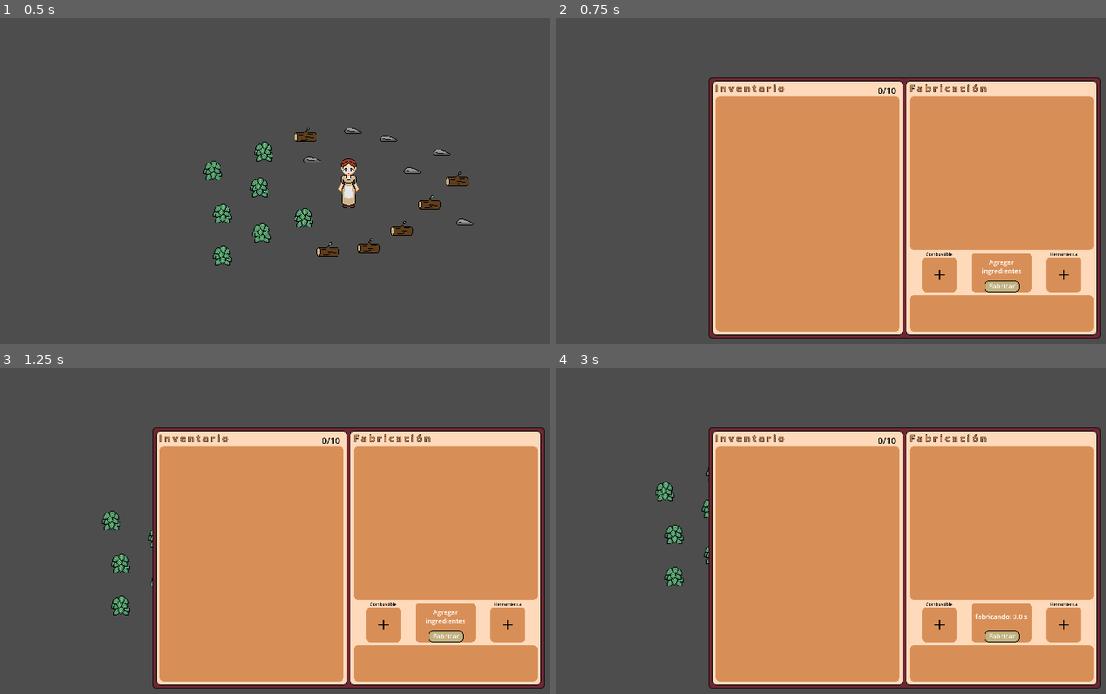
Above: before the commit, frames 1-4 (two rows, left to right).
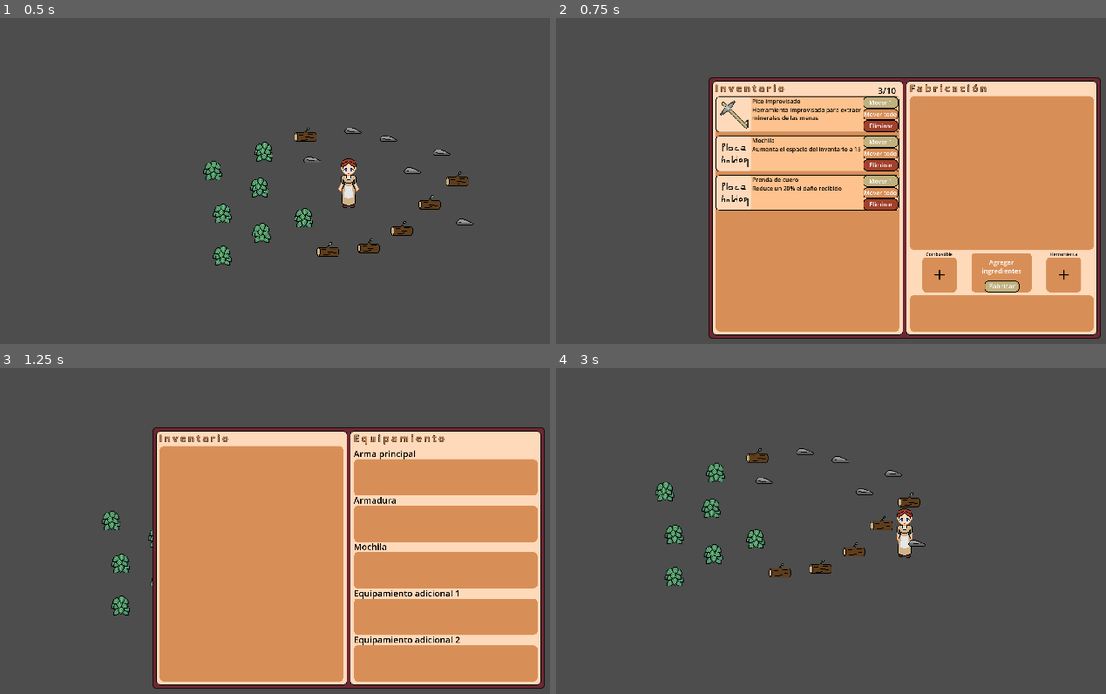
Above: after the commit, the same moments.

Repository: MarcosGomez66/isla_solitaria
Game: Godot game, scene res://main/testscene.tscn
Same seed, same stepped clock (60 frames per second), same inputs: the game is played once before the commit and once after it. Before the commit the project starts from res://scenes/testscene.tscn.
Inputs (mouse positions are in pixels of both pictures, inside the frame that each line leads up to):
- Up to frame 1 (0.5 s): no input
- Up to frame 2 (0.75 s): tap Enter at 0.5 s; hold D (move_right) from 0.53 s (still down); hold R (craft, bound only before the commit) from 0.53 s (still down)
- Up to frame 3 (1.25 s): keep holding D (move_right); keep holding R (craft, bound only before the commit); tap E (open_equipment, bound only after the commit) at 0.8 s
- Up to frame 4 (3 s): release D (move_right) at 1.25 s; release R (craft, bound only before the commit) at 1.25 s; click (1001, 635) at 1.25 s, where only the run before the commit has a clickable "Fabricar"; click (941, 625) at 2.02 s; tap Space at 2.75 s; hold S (move_down) from 2.78 s (still down); tap E (open_equipment, bound only after the commit) at 2.85 s

Frame 1 is identical in both runs. In frame 2, 11% of the frame differs, in the area x 29-63%, y 21-60%; in frame 3, 7.1%; in frame 4, 57%, in the area x 27-100%, y 18-99%.
Error before the commit: Invalid access to property or key 'ingredients' on a base object of type 'Nil'. (res://scripts/ui-ux/craft_manager.gd:113)

Commit message:
crear primera version de equipment_manager.gd

Diff:
--- a/main/main.gd
+++ b/main/main.gd
@@ -1,16 +1,16 @@
 extends Node2D
 
 #@onready var pause_menu = $CanvasLayer/PauseMenu
-@onready var inventory_craft = $CanvasLayer/Control
+@onready var inventory_craft_ui = $CanvasLayer/InventoryCraftUI
+@onready var equipment_ui = $CanvasLayer/EquipmentUI
 
 func _input(event):
-	"""if event.is_action_pressed("Pause"):
-		if get_tree().paused:
-			get_tree().paused = false
-			#pause_menu.visible = false
-		else:
-			get_tree().paused = true
-			#pause_menu.visible = true"""
+	if event.is_action_pressed("open_craft"):
+		inventory_craft_ui.visible = !inventory_craft_ui.visible
+		if equipment_ui.visible:
+			equipment_ui.visible = false
 
-	if event.is_action_pressed("craft"):
-		inventory_craft.visible = !inventory_craft.visible
+	if event.is_action_pressed('open_equipment'):
+		equipment_ui.visible = !equipment_ui.visible
+		if inventory_craft_ui.visible:
+			inventory_craft_ui.visible = false
--- /dev/null
+++ b/main/testscene.tscn
@@ -0,0 +1,78 @@
+[gd_scene load_steps=8 format=3 uid="uid://c7pneorgswetf"]
+
+[ext_resource type="Script" uid="uid://6ms04fgm8mvq" path="res://main/main.gd" id="1_dircn"]
+[ext_resource type="PackedScene" uid="uid://domu62ntpldsc" path="res://player/player.tscn" id="2_mhxq2"]
+[ext_resource type="PackedScene" uid="uid://cmt38jue01g1q" path="res://scenes/world_objects/wood.tscn" id="3_quypg"]
+[ext_resource type="PackedScene" uid="uid://rp0ehdok78n8" path="res://scenes/world_objects/bush.tscn" id="4_lkrb7"]
+[ext_resource type="PackedScene" uid="uid://dopfqcbdgsult" path="res://scenes/world_objects/stone.tscn" id="5_h0dpr"]
+[ext_resource type="PackedScene" uid="uid://c33qgcgsgi64e" path="res://scenes/ui-ux/inventory_craft.tscn" id="6_82lcv"]
+[ext_resource type="PackedScene" uid="uid://bglbt437gqsky" path="res://scenes/ui-ux/equipment_ui.tscn" id="7_cpevb"]
+
+[node name="testscene" type="Node2D"]
+script = ExtResource("1_dircn")
+
+[node name="CharacterBody2D" parent="." instance=ExtResource("2_mhxq2")]
+position = Vector2(366, 256)
+
+[node name="Madera" parent="." instance=ExtResource("3_quypg")]
+position = Vector2(440, 288)
+
+[node name="Area2D" parent="." instance=ExtResource("4_lkrb7")]
+position = Vector2(304, 270)
+
+[node name="Area2D2" parent="." instance=ExtResource("5_h0dpr")]
+position = Vector2(316, 184)
+
+[node name="Area2D3" parent="." instance=ExtResource("4_lkrb7")]
+position = Vector2(243, 228)
+
+[node name="Area2D4" parent="." instance=ExtResource("3_quypg")]
+position = Vector2(394, 312)
+
+[node name="Area2D5" parent="." instance=ExtResource("3_quypg")]
+position = Vector2(338, 317)
+
+[node name="Area2D6" parent="." instance=ExtResource("3_quypg")]
+position = Vector2(478, 252)
+
+[node name="Area2D7" parent="." instance=ExtResource("3_quypg")]
+position = Vector2(516, 220)
+
+[node name="Area2D8" parent="." instance=ExtResource("5_h0dpr")]
+position = Vector2(526, 270)
+
+[node name="Area2D9" parent="." instance=ExtResource("5_h0dpr")]
+position = Vector2(454, 199)
+
+[node name="Area2D10" parent="." instance=ExtResource("5_h0dpr")]
+position = Vector2(494, 174)
+
+[node name="Area2D11" parent="." instance=ExtResource("5_h0dpr")]
+position = Vector2(421, 155)
+
+[node name="Area2D12" parent="." instance=ExtResource("5_h0dpr")]
+position = Vector2(372, 144)
+
+[node name="Area2D13" parent="." instance=ExtResource("3_quypg")]
+position = Vector2(307, 159)
+
+[node name="Area2D14" parent="." instance=ExtResource("4_lkrb7")]
+position = Vector2(249, 179)
+
+[node name="Area2D15" parent="." instance=ExtResource("4_lkrb7")]
+position = Vector2(246, 291)
+
+[node name="Area2D16" parent="." instance=ExtResource("4_lkrb7")]
+position = Vector2(192, 264)
+
+[node name="Area2D17" parent="." instance=ExtResource("4_lkrb7")]
+position = Vector2(179, 205)
+
+[node name="Area2D18" parent="." instance=ExtResource("4_lkrb7")]
+position = Vector2(192, 322)
+
+[node name="CanvasLayer" type="CanvasLayer" parent="."]
+
+[node name="InventoryCraftUI" parent="CanvasLayer" instance=ExtResource("6_82lcv")]
+
+[node name="EquipmentUI" parent="CanvasLayer" instance=ExtResource("7_cpevb")]
--- a/project.godot
+++ b/project.godot
@@ -19,6 +19,7 @@
 
 Inv_manager="*res://scripts/ui-ux/inventory_manager.gd"
 Cra_manager="*res://scripts/ui-ux/craft_manager.gd"
+Eq_manager="*res://scripts/ui-ux/equipment_manager.gd"
 
 [display]
 
@@ -58,9 +59,14 @@
 "events": [Object(InputEventKey,"resource_local_to_scene":false,"resource_name":"","device":-1,"window_id":0,"alt_press …(192 unchanged characters)…
 ]
 }
-craft={
+open_craft={
 "deadzone": 0.2,
 "events": [Object(InputEventKey,"resource_local_to_scene":false,"resource_name":"","device":-1,"window_id":0,"alt_press …(192 unchanged characters)…
+]
+}
+open_equipment={
+"deadzone": 0.2,
+"events": [Object(InputEventKey,"resource_local_to_scene":false,"resource_name":"","device":-1,"window_id":0,"alt_pressed":false,"shift_pressed":false,"ctrl_pressed":false,"meta_pressed":false,"pressed":false,"keycode":0,"physical_keycode":69,"key_label":0,"unicode":101,"location":0,"echo":false,"script":null)
 ]
 }
 
--- a/resources/items/primary/club.tres
+++ b/resources/items/primary/club.tres
@@ -8,5 +8,6 @@
 name = "Garrote"
 icon = ExtResource("1_ayw4k")
 description = "Arma improvisada para dar golpes, es mejor que nada"
-type = "Pole"
+type = "weapon"
+subtype = "pole"
 metadata/_custom_type_script = "uid://bvqfmc8y5wmac"
--- a/resources/items/primary/improvised_axe.tres
+++ b/resources/items/primary/improvised_axe.tres
@@ -8,5 +8,6 @@
 name = "Hacha improvisada"
 icon = ExtResource("1_l6lr0")
 description = "Herramienta basica para recolectar madera de arboles comunes"
-type = "Axe"
+type = "tool"
+subtype = "axe"
 metadata/_custom_type_script = "uid://bvqfmc8y5wmac"
--- a/resources/items/primary/improvised_hammer.tres
+++ b/resources/items/primary/improvised_hammer.tres
@@ -8,5 +8,6 @@
 name = "Martillo improvisado"
 icon = ExtResource("1_ckujx")
 description = "Herramiena improvisada para realizar trabajos que requieren golpes"
-type = "Hammer"
+type = "tool"
+subtype = "hammer"
 metadata/_custom_type_script = "uid://bvqfmc8y5wmac"
--- a/resources/items/primary/improvised_knife.tres
+++ b/resources/items/primary/improvised_knife.tres
@@ -8,5 +8,6 @@
 name = "Cuchillo improvisado"
 icon = ExtResource("1_odlku")
 description = "Herramienta improvisada para realizar trabajos que requieran cortes"
-type = "knife"
+type = "tool"
+subtype = "knife"
 metadata/_custom_type_script = "uid://bvqfmc8y5wmac"
--- a/resources/items/primary/improvised_pic.tres
+++ b/resources/items/primary/improvised_pic.tres
@@ -8,5 +8,6 @@
 name = "Pico improvisado"
 icon = ExtResource("1_8xgre")
 description = "Herramienta improvisada para extraer minerales de las menas"
-type = "Pic"
+type = "tool"
+subtype = "pic"
 metadata/_custom_type_script = "uid://bvqfmc8y5wmac"
--- a/resources/items/primary/rope.tres
+++ b/resources/items/primary/rope.tres
@@ -8,6 +8,7 @@
 name = "Cuerda"
 icon = ExtResource("1_und2l")
 description = "Material básico para crear objetos y estructuras improvisadas"
-type = "Material"
+type = "resource"
+subtype = "derived"
 stackable = true
 metadata/_custom_type_script = "uid://bvqfmc8y5wmac"
--- a/resources/items/resource/hardwood.tres
+++ b/resources/items/resource/hardwood.tres
@@ -8,6 +8,7 @@
 name = "Madera noble"
 icon = ExtResource("1_pjimn")
 description = "Recurso avanzado para crear objetos y estructuras resistentes"
-type = "Resource"
+type = "resource"
+subtype = "natural"
 stackable = true
 metadata/_custom_type_script = "uid://bvqfmc8y5wmac"
--- a/resources/items/resource/leaves.tres
+++ b/resources/items/resource/leaves.tres
@@ -8,6 +8,7 @@
 name = "Fibra vegetal"
 icon = ExtResource("1_wub7g")
 description = "Recurso básico para crear objetos improvisados, se puede recolectar directamente del suelo"
-type = "Resource"
+type = "resource"
+subtype = "natural"
 stackable = true
 metadata/_custom_type_script = "uid://bvqfmc8y5wmac"
--- a/resources/items/resource/medicinal_plant.tres
+++ b/resources/items/resource/medicinal_plant.tres
@@ -8,6 +8,7 @@
 name = "Planta medicinal"
 icon = ExtResource("1_m3k0i")
 description = "Planta misteriosa con aparentes cualidades medicinales"
-type = "Resourse"
+type = "resource"
+subtype = "natural"
 stackable = true
 metadata/_custom_type_script = "uid://bvqfmc8y5wmac"
--- a/resources/items/resource/miraculous_flower.tres
+++ b/resources/items/resource/miraculous_flower.tres
@@ -8,6 +8,7 @@
 name = "Flor milagrosa"
 icon = ExtResource("1_dvvbf")
 description = "Flor misteriosa con aparentes cualidades curativas"
-type = "Resource"
+type = "resource"
+subtype = "natural"
 stackable = true
 metadata/_custom_type_script = "uid://bvqfmc8y5wmac"
--- a/resources/items/resource/stone.tres
+++ b/resources/items/resource/stone.tres
@@ -8,6 +8,7 @@
 name = "Piedra"
 icon = ExtResource("1_q1oyt")
 description = "Recurso básico para crear objetos improvisados, se puede recolectar directamente del suelo"
-type = "Resource"
+type = "resource"
+subtype = "natural"
 stackable = true
 metadata/_custom_type_script = "uid://bvqfmc8y5wmac"
--- a/resources/items/resource/succulent_plant.tres
+++ b/resources/items/resource/succulent_plant.tres
@@ -8,6 +8,7 @@
 name = "Suculenta"
 icon = ExtResource("1_aa6v6")
 description = "Planta suculenta con aparentes cualidades medicinales"
-type = "Resource"
+type = "resource"
+subtype = "natural"
 stackable = true
 metadata/_custom_type_script = "uid://bvqfmc8y5wmac"
--- a/resources/items/resource/wood.tres
+++ b/resources/items/resource/wood.tres
@@ -8,6 +8,7 @@
 name = "Madera"
 icon = ExtResource("1_w3n26")
 description = "Recurso básico para crear objetos improvisados, se puede recolectar directamente del suelo"
-type = "Resource"
+type = "resource"
+subtype = "natural"
 stackable = true
 metadata/_custom_type_script = "uid://bvqfmc8y5wmac"
--- a/scenes/testscene.tscn
+++ /dev/null
@@ -1,75 +0,0 @@
-[gd_scene load_steps=7 format=3 uid="uid://c7pneorgswetf"]
-
-[ext_resource type="PackedScene" uid="uid://domu62ntpldsc" path="res://player/player.tscn" id="1_ht5bl"]
-[ext_resource type="Script" uid="uid://6ms04fgm8mvq" path="res://main/main.gd" id="1_hwycq"]
-[ext_resource type="PackedScene" uid="uid://cmt38jue01g1q" path="res://scenes/world_objects/wood.tscn" id="2_l6lt2"]
-[ext_resource type="PackedScene" uid="uid://rp0ehdok78n8" path="res://scenes/world_objects/bush.tscn" id="3_o2gk4"]
-[ext_resource type="PackedScene" uid="uid://dopfqcbdgsult" path="res://scenes/world_objects/stone.tscn" id="4_hwycq"]
-[ext_resource type="PackedScene" uid="uid://c33qgcgsgi64e" path="res://scenes/ui-ux/inventory_craft.tscn" id="6_urjqf"]
-
-[node name="testscene" type="Node2D"]
-script = ExtResource("1_hwycq")
-
-[node name="CharacterBody2D" parent="." instance=ExtResource("1_ht5bl")]
-position = Vector2(366, 256)
-
-[node name="Madera" parent="." instance=ExtResource("2_l6lt2")]
-position = Vector2(440, 288)
-
-[node name="Area2D" parent="." instance=ExtResource("3_o2gk4")]
-position = Vector2(304, 270)
-
-[node name="Area2D2" parent="." instance=ExtResource("4_hwycq")]
-position = Vector2(316, 184)
-
-[node name="Area2D3" parent="." instance=ExtResource("3_o2gk4")]
-position = Vector2(243, 228)
-
-[node name="Area2D4" parent="." instance=ExtResource("2_l6lt2")]
-position = Vector2(394, 312)
-
-[node name="Area2D5" parent="." instance=ExtResource("2_l6lt2")]
-position = Vector2(338, 317)
-
-[node name="Area2D6" parent="." instance=ExtResource("2_l6lt2")]
-position = Vector2(478, 252)
-
-[node name="Area2D7" parent="." instance=ExtResource("2_l6lt2")]
-position = Vector2(516, 220)
-
-[node name="Area2D8" parent="." instance=ExtResource("4_hwycq")]
-position = Vector2(526, 270)
-
-[node name="Area2D9" parent="." instance=ExtResource("4_hwycq")]
-position = Vector2(454, 199)
-
-[node name="Area2D10" parent="." instance=ExtResource("4_hwycq")]
-position = Vector2(494, 174)
-
-[node name="Area2D11" parent="." instance=ExtResource("4_hwycq")]
-position = Vector2(421, 155)
-
-[node name="Area2D12" parent="." instance=ExtResource("4_hwycq")]
-position = Vector2(372, 144)
-
-[node name="Area2D13" parent="." instance=ExtResource("2_l6lt2")]
-position = Vector2(307, 159)
-
-[node name="Area2D14" parent="." instance=ExtResource("3_o2gk4")]
-position = Vector2(249, 179)
-
-[node name="Area2D15" parent="." instance=ExtResource("3_o2gk4")]
-position = Vector2(246, 291)
-
-[node name="Area2D16" parent="." instance=ExtResource("3_o2gk4")]
-position = Vector2(192, 264)
-
-[node name="Area2D17" parent="." instance=ExtResource("3_o2gk4")]
-position = Vector2(179, 205)
-
-[node name="Area2D18" parent="." instance=ExtResource("3_o2gk4")]
-position = Vector2(192, 322)
-
-[node name="CanvasLayer" type="CanvasLayer" parent="."]
-
-[node name="Control" parent="CanvasLayer" instance=ExtResource("6_urjqf")]
--- a/scenes/ui-ux/equipment_ui.tscn
+++ b/scenes/ui-ux/equipment_ui.tscn
@@ -1,7 +1,8 @@
-[gd_scene load_steps=7 format=3 uid="uid://bglbt437gqsky"]
+[gd_scene load_steps=8 format=3 uid="uid://bglbt437gqsky"]
 
 [ext_resource type="Script" uid="uid://dbygflxtw7uoy" path="res://scripts/ui-ux/equipment_ui.gd" id="1_dq8p2"]
 [ext_resource type="Texture2D" uid="uid://drmqraqhbkqmf" path="res://assets/inventory_backgrounds/fondo_inv_equip.png" id="1_u4vp6"]
+[ext_resource type="PackedScene" uid="uid://dtso7rtch8qty" path="res://scenes/ui-ux/item_card.tscn" id="2_3xvfe"]
 
 [sub_resource type="StyleBoxEmpty" id="StyleBoxEmpty_ebvlc"]
 
@@ -32,6 +33,7 @@
 grow_horizontal = 2
 grow_vertical = 2
 script = ExtResource("1_dq8p2")
+item_card_scene = ExtResource("2_3xvfe")
 
 [node name="Panel" type="Panel" parent="."]
 custom_minimum_size = Vector2(540, 360)
@@ -49,13 +51,13 @@
 grow_vertical = 2
 theme_override_styles/panel = SubResource("StyleBoxEmpty_ebvlc")
 
-[node name="TextureRect" type="TextureRect" parent="Panel"]
+[node name="Backg" type="TextureRect" parent="Panel"]
 layout_mode = 0
 offset_right = 40.0
 offset_bottom = 40.0
 texture = ExtResource("1_u4vp6")
 
-[node name="InvTitle" type="Label" parent="Panel/TextureRect"]
+[node name="InvTitle" type="Label" parent="Panel"]
 custom_minimum_size = Vector2(253, 18)
 layout_mode = 0
 offset_left = 9.0
@@ -67,7 +69,7 @@
 autowrap_mode = 2
 clip_text = true
 
-[node name="InvTitle2" type="Label" parent="Panel/TextureRect"]
+[node name="InvTitle2" type="Label" parent="Panel"]
 custom_minimum_size = Vector2(253, 18)
 layout_mode = 0
 offset_left = 277.0
@@ -79,7 +81,7 @@
 autowrap_mode = 2
 clip_text = true
 
-[node name="SpaceLabel" type="Label" parent="Panel/TextureRect"]
+[node name="SpaceLabel" type="Label" parent="Panel"]
 custom_minimum_size = Vector2(50, 18)
 layout_mode = 0
 offset_left = 209.0
@@ -90,23 +92,23 @@
 horizontal_alignment = 2
 vertical_alignment = 1
 
-[node name="InvScroll" type="ScrollContainer" parent="Panel/TextureRect"]
+[node name="InvScroll" type="ScrollContainer" parent="Panel"]
 custom_minimum_size = Vector2(253, 324)
 layout_mode = 0
 offset_left = 10.0
 offset_top = 26.0
 offset_right = 263.0
-offset_bottom = 176.0
+offset_bottom = 350.0
 horizontal_scroll_mode = 0
 
-[node name="InvContainer" type="VBoxContainer" parent="Panel/TextureRect/InvScroll"]
+[node name="InvContainer" type="VBoxContainer" parent="Panel/InvScroll"]
 custom_minimum_size = Vector2(253, 0)
 layout_mode = 2
 size_flags_horizontal = 3
 size_flags_vertical = 3
 theme_override_constants/separation = 4
 
-[node name="Title1" type="Label" parent="Panel/TextureRect"]
+[node name="Title1" type="Label" parent="Panel"]
 custom_minimum_size = Vector2(200, 18)
 layout_mode = 0
 offset_left = 277.0
@@ -117,7 +119,7 @@
 label_settings = SubResource("LabelSettings_ltd8b")
 vertical_alignment = 2
 
-[node name="Title2" type="Label" parent="Panel/TextureRect"]
+[node name="Title2" type="Label" parent="Panel"]
 custom_minimum_size = Vector2(200, 18)
 layout_mode = 0
 offset_left = 277.0
@@ -128,7 +130,7 @@
 label_settings = SubResource("LabelSettings_ltd8b")
 vertical_alignment = 2
 
-[node name="Title3" type="Label" parent="Panel/TextureRect"]
+[node name="Title3" type="Label" parent="Panel"]
 custom_minimum_size = Vector2(200, 18)
 layout_mode = 0
 offset_left = 277.0
@@ -139,7 +141,7 @@
 label_settings = SubResource("LabelSettings_ltd8b")
 vertical_alignment = 2
 
-[node name="Title4" type="Label" parent="Panel/TextureRect"]
+[node name="Title4" type="Label" parent="Panel"]
 custom_minimum_size = Vector2(200, 18)
 layout_mode = 0
 offset_left = 277.0
@@ -150,7 +152,7 @@
 label_settings = SubResource("LabelSettings_ltd8b")
 vertical_alignment = 2
 
-[node name="Title5" type="Label" parent="Panel/TextureRect"]
+[node name="Title5" type="Label" parent="Panel"]
 custom_minimum_size = Vector2(200, 18)
 layout_mode = 0
 offset_left = 277.0
@@ -161,7 +163,7 @@
 label_settings = SubResource("LabelSettings_ltd8b")
 vertical_alignment = 2
 
-[node name="Space1" type="VBoxContainer" parent="Panel/TextureRect"]
+[node name="Space1" type="VBoxContainer" parent="Panel"]
 custom_minimum_size = Vector2(253, 50)
 layout_mode = 0
 offset_left = 277.0
@@ -169,7 +171,7 @@
 offset_right = 530.0
 offset_bottom = 94.0
 
-[node name="Space2" type="VBoxContainer" parent="Panel/TextureRect"]
+[node name="Space2" type="VBoxContainer" parent="Panel"]
 custom_minimum_size = Vector2(253, 50)
 layout_mode = 0
 offset_left = 277.0
@@ -177,7 +179,7 @@
 offset_right = 530.0
 offset_bottom = 158.0
 
-[node name="Space3" type="VBoxContainer" parent="Panel/TextureRect"]
+[node name="Space3" type="VBoxContainer" parent="Panel"]
 custom_minimum_size = Vector2(253, 50)
 layout_mode = 0
 offset_left = 277.0
@@ -185,7 +187,7 @@
 offset_right = 530.0
 offset_bottom = 222.0
 
-[node name="Space4" type="VBoxContainer" parent="Panel/TextureRect"]
+[node name="Space4" type="VBoxContainer" parent="Panel"]
 custom_minimum_size = Vector2(253, 50)
 layout_mode = 0
 offset_left = 277.0
@@ -193,7 +195,7 @@
 offset_right = 530.0
 offset_bottom = 286.0
 
-[node name="Space5" type="VBoxContainer" parent="Panel/TextureRect"]
+[node name="Space5" type="VBoxContainer" parent="Panel"]
 custom_minimum_size = Vector2(253, 50)
 layout_mode = 0
 offset_left = 277.0
--- a/scripts/ItemData.gd
+++ b/scripts/ItemData.gd
@@ -5,4 +5,5 @@
 @export var icon: Texture2D
 @export var description: String
 @export var type: String
+@export var subtype: String
 @export var stackable: bool
--- a/scripts/ui-ux/craft_manager.gd
+++ b/scripts/ui-ux/craft_manager.gd
@@ -1,4 +1,5 @@
 extends Node
+class_name CraftManager
 
 signal update_button
 signal start_timer
@@ -38,9 +39,7 @@
 
 	for file in dir.get_files():
 		if file.ends_with('.tres'):
-			#print(file)
 			var recipe = load("res://resources/recipes/" + file)
-			print(recipe.result.item_data.name)
 			hand_recipes.append(recipe)
 
 func check_ingredients():
--- a/scripts/ui-ux/equipment_manager.gd
+++ b/scripts/ui-ux/equipment_manager.gd
@@ -1 +1,45 @@
 extends Node
+class_name EquipmentManager
+
+var main_space: Array[Stack]
+var armor: Array[Stack]
+var backpack: Array[Stack]
+var additional1: Array[Stack]
+var additional2: Array[Stack]
+
+var canbein_main: Array = ['tool', 'weapon', 'throwable']
+
+func check_space(data: Stack):
+	if data.item_data.type in canbein_main:
+		set_equip(data, main_space)
+		return
+	if data.item_data.subtype == 'armor':
+		set_equip(data, armor)
+		return
+	if data.item_data.subtype == 'backpack':
+		set_equip(data, backpack)
+		return
+
+func set_equip(data: Stack, space: Array[Stack]):
+	if space.is_empty():
+		Inv_manager.move_one_item(data, Inv_manager.get_inventory(), space, 1, 1)
+		return
+	replace_equip(data, space)
+
+func replace_equip(data: Stack, space: Array[Stack]):
+	Inv_manager.move_one_item(space[0], space, Inv_manager.get_inventory(), Inv_manager.max_stack, Inv_manager.max_items)
+	set_equip(data, space)
+
+func check_quit(data: Stack):
+	if data.item_data.type in canbein_main:
+		quit_equip(data, main_space)
+		return
+	if data.item_data.subtype == 'armor':
+		quit_equip(data, armor)
+		return
+	if data.item_data.subtype == 'backpack':
+		quit_equip(data, backpack)
+		return
+
+func quit_equip(data: Stack, space: Array[Stack]):
+	Inv_manager.move_one_item(data, space, Inv_manager.get_inventory(), Inv_manager.max_stack, Inv_manager.max_items)
--- a/scripts/ui-ux/equipment_ui.gd
+++ b/scripts/ui-ux/equipment_ui.gd
@@ -1 +1,54 @@
 extends Control
+
+@onready var inv_container = $Panel/InvScroll/InvContainer
+@onready var main_space_con = $Panel/Space1
+@onready var armor_space_con = $Panel/Space2
+@onready var backpack_space_con = $Panel/Space3
+
+@export var item_card_scene: PackedScene
+
+func _ready() -> void:
+	visible = false
+	Inv_manager.inventory_changed.connect(redraw)
+
+func draw_inventory():
+	# se elimina los objetos para no duplicar
+	for ch in inv_container.get_children():
+		ch.queue_free()
+
+	for i in Inv_manager.get_inventory():
+		var card = item_card_scene.instantiate()
+		inv_container.add_child(card)
+		card.set_item(i)
+		card.set_mode(ItemCard.CardMode.EQUIPMENT_INV)
+		card.top_pressed.connect(Eq_manager.check_space)
+		#card.middle_pressed.connect(Eq_manager.move_stack_to_ingredients)
+
+func draw_spaces(container, to: Array[Stack]):
+	if to.is_empty():
+		return
+
+	for ch in container.get_children():
+		ch.queue_free()
+
+	for i in to:
+		var card = item_card_scene.instantiate()
+		container.add_child(card)
+		card.set_item(i)
+		card.set_mode(ItemCard.CardMode.EQUIPMENT)
+		card.top_pressed.connect(Eq_manager.check_quit)
+
+func draw_main_space():
+	draw_spaces(main_space_con, Eq_manager.main_space)
+
+func draw_armor_space():
+	draw_spaces(armor_space_con, Eq_manager.armor)
+
+func draw_backpack_space():
+	draw_spaces(backpack_space_con, Eq_manager.backpack)
+
+func redraw():
+	draw_inventory()
+	draw_main_space()
+	draw_armor_space()
+	draw_backpack_space()
--- a/scripts/ui-ux/inventory_manager.gd
+++ b/scripts/ui-ux/inventory_manager.gd
@@ -3,10 +3,53 @@
 
 signal inventory_changed
 
+#variables para inventory manager
 var _inventory: Array[Stack] = []
-var _ingredients: Array[Stack] = []
 var max_stack = 5
 var max_items = 10
+
+var _ingredients: Array[Stack] = []
+
+func _ready() -> void:
+	items_de_prueba()
+	inventory_changed.emit()
+
+func items_de_prueba():
+	var pico = ItemData.new()
+	pico.name = 'Pico improvisado'
+	pico.icon = preload('res://assets/inventory_icons/primary/pico_improvisado_icon.png')
+	pico.description = 'Herramienta improvisada para extraer minerales de las menas'
+	pico.stackable = false
+	pico.type = 'tool'
+	pico.subtype = 'pic'
+	var stack1 = Stack.new()
+	stack1.item_data = pico
+	stack1.count = 1
+	_inventory.append(stack1)
+
+	var mochila = ItemData.new()
+	mochila.name = 'Mochila'
+	mochila.icon = preload('res://assets/inventory_icons/place_holder_48x48.png')
+	mochila.description = 'Aumenta el espacio del inventario a 15'
+	mochila.stackable = false
+	mochila.type = 'equipment'
+	mochila.subtype = 'backpack'
+	var stack2 = Stack.new()
+	stack2.item_data = mochila
+	stack2.count = 1
+	_inventory.append(stack2)
+
+	var prenda_cuero = ItemData.new()
+	prenda_cuero.name = 'Prenda de cuero'
+	prenda_cuero.icon = preload('res://assets/inventory_icons/place_holder_48x48.png')
+	prenda_cuero.description = 'Reduce un 20% el daño recibido'
+	prenda_cuero.stackable = false
+	prenda_cuero.type = 'equipment'
+	prenda_cuero.subtype = 'armor'
+	var stack3 = Stack.new()
+	stack3.item_data = prenda_cuero
+	stack3.count = 1
+	_inventory.append(stack3)
 
 func get_inventory():
 	return _inventory
@@ -37,13 +80,14 @@
 		amount -= new_amount
 	inventory_changed.emit()
 
+#movimientos a craft_manager
 func move_to_ingredients(data: Stack):
-	move_one_item(data, _inventory, _ingredients, 500)
+	move_one_item(data, _inventory, _ingredients, 500, 100)
 
 func move_to_inventory(data: Stack):
-	move_one_item(data, _ingredients, _inventory, max_stack)
+	move_one_item(data, _ingredients, _inventory, max_stack, max_items)
 
-func move_one_item(data: Stack, from: Array, to: Array, max_s: int):
+func move_one_item(data: Stack, from: Array, to: Array, max_s: int, max_i: int):
 	for stack in to:
 		if stack.item_data == data.item_data and stack.count < max_s and data.item_data.stackable:
 			stack.count += 1
@@ -53,7 +97,7 @@
 			inventory_changed.emit()
 			return
 
-	if to.size() >= max_items:
+	if to.size() >= max_i:
 		return
 	var stack = Stack.new()
 	stack.item_data = data.item_data
--- a/scripts/ui-ux/item_card.gd
+++ b/scripts/ui-ux/item_card.gd
@@ -4,6 +4,8 @@
 enum CardMode {
 	INVENTORY,
 	INGREDIENTS,
+	EQUIPMENT_INV,
+	EQUIPMENT,
 	STATUS,
 	FUEL,
 	TOOL,
@@ -39,6 +41,7 @@
 func set_mode(new_mode: CardMode):
 	mode = new_mode
 	match mode:
+		#en inventory_craft
 		CardMode.INVENTORY:
 			top_btn_label.text = 'Mover 1'
 			middle_btn_label.text = 'Mover todo'
@@ -47,9 +50,18 @@
 			top_btn_label.text = 'Quitar 1'
 			middle_btn_label.text = 'Quitar todo'
 			bottom_btn_label.text = 'Eliminar'
+		#en inventory_equipment
+		CardMode.EQUIPMENT_INV:
+			top_btn_label.text = 'Equipar'
+			middle_btn_label.text = ''
+			bottom_btn_label.text = 'Eliminar'
+		CardMode.EQUIPMENT:
+			top_btn_label.text = 'Quitar'
+			middle_btn_label.text = ''
+			bottom_btn_label.text = 'Eliminar'
 		CardMode.STATUS:
 			top_btn_label.text = 'Usar'
-			middle_btn_label.text = 'Equipar'
+			middle_btn_label.text = ''
 			bottom_btn_label.text = 'Eliminar'
 		CardMode.FUEL:
 			top_btn_label.text = 'Agregar'
Binary file added: assets/inventory_icons/place_holder_48x48.png
Not shown, added: assets/inventory_icons/place_holder_48x48.png.import
Not shown, added: assets/iconos_inventory_hands.kra-autosave.kra
